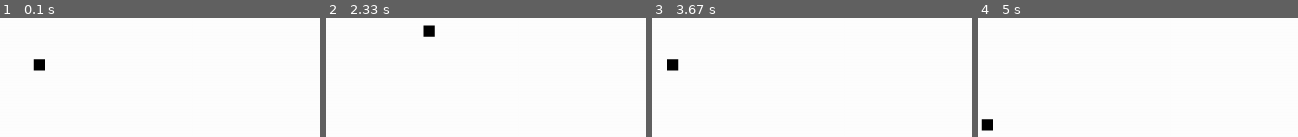
Above: before the commit, frames 1-4 (left to right).
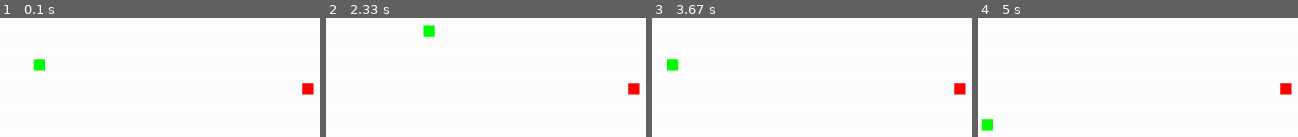
Above: after the commit, the same moments.

Repository: parshantsiingh-wq/python_games_project
Game: pygame game, started from snake_game.py
The game is run twice, just before and just after one commit, with the same random seed, the same clock (stepped at 60 frames per second) and the same inputs.
Inputs:
- Up to frame 1 (0.1 s): no input
- Up to frame 2 (2.33 s): hold Right 0.33-0.8 s; hold Up 0.83-1.13 s; hold Right 1.17-1.63 s; hold Left 1.67-2.2 s; hold Down from 2.23 s (still down)
- Up to frame 3 (3.67 s): release Down at 2.53 s; hold Left 2.57-2.97 s; hold Right from 3.4 s (still down)
- Up to frame 4 (5 s): release Right at 4.03 s; hold Down 4.07-4.43 s; hold Left 4.47-4.93 s; hold Right from 4.97 s (still down)

The runs differ from the first frame. In frame 1, 0.8% of the frame differs, in the area x 10-99%, y 34-65%; in frame 2, 0.8%; in frame 3, 0.8%; in frame 4, 0.8%.

Commit message:
added snake food

Diff:
--- a/snake_game.py
+++ b/snake_game.py
@@ -57,9 +57,15 @@
     snake_x=snake_x+velocity_x
     snake_y=snake_y+velocity_y
 
+    if abs(snake_x - food_x)<6 and (snake_y - food_y)<6:
+        score+=1
+
+        food_x = random.randint(20, screen_width // 2)
+        food_y = random.randint(20, screen_height // 2)
 
     game_window.fill(white)
-    pygame.draw.rect(game_window,black,[snake_x,snake_y,snake_size,snake_size])
+    pygame.draw.rect(game_window, red, (food_x, food_y, snake_size, snake_size))
+    pygame.draw.rect(game_window, (0,255,0),[snake_x,snake_y,snake_size,snake_size])
     pygame.display.update()
     clock.tick(fps)
 
